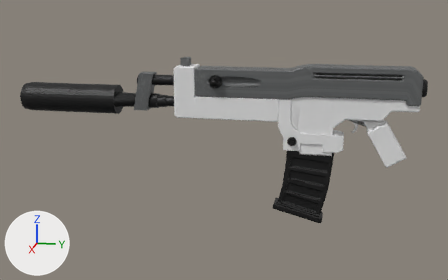
One commit to the FBX model Assets/Prefabs/pistola.fbx: the scene before it, then after it.
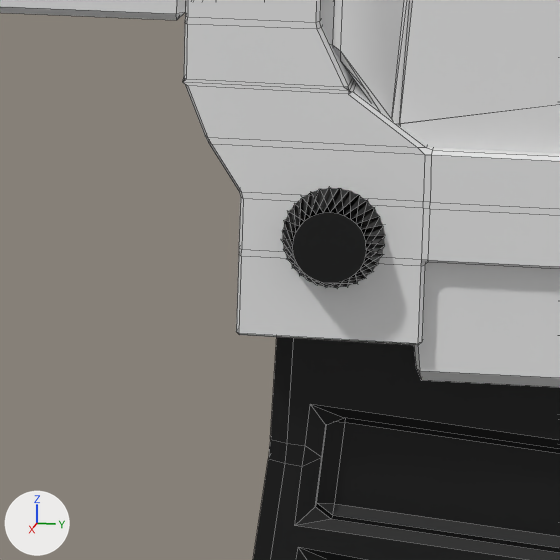
The first picture shows the older version from a 50 mm lens placed at (6.71, 1.33, 2.52), pointed at (0.39, 0.07, 0.94). The close-ups show both versions on the part from 58% to 70% of the width and 43% to 61% of the height of that picture; other places that the commit changed are outside them. Every picture has the same lights, and +X, +Y and +Z are marked at lower left. The close-ups show mesh edges as thin lines. Where no turn or scale is listed for an object, it has been applied to the vertices.

Script lines for the objects in view, before the commit:
```python
me_cube_003 = bpy.data.meshes.new('Cube.003')
me_cube_003.from_pydata(...)  # 86 vertices, 82 faces; spans x 0.259..0.511, y -0.446..0.658, z 1.186..1.725
me_cube_003.materials.append(mat_fusta)  # its picture is missing
me_cube_005 = bpy.data.meshes.new('Cube.005')
me_cube_005.from_pydata(...)  # 200 vertices, 196 faces; spans x -0.124..0.124, y -0.062..0.6, z -0.471..0.062
me_cube_005.materials.append(mat_fusta)  # its picture is missing
me_cylinder_003 = bpy.data.meshes.new('Cylinder.003')
me_cylinder_003.from_pydata(...)  # 192 vertices, 194 faces; spans x -0.164..0.164, y -0.058..0.058, z -0.058..0.058
me_cylinder_003.materials.append(mat_material_002)  # black #000000
ob_culata_cilinder = bpy.data.objects.new('Culata Cilinder', me_cylinder_003)
ob_culata_cilinder.location = (0.383, 0.801, 0.987)
ob_fusta_oscura_punta = bpy.data.objects.new('Fusta Oscura punta', me_cube_003)
ob_fusta_oscura_punta.location = (0.0, 0.0, 0.0)
ob_soport_cargador = bpy.data.objects.new('Soport Cargador', me_cube_005)
ob_soport_cargador.location = (0.385, 0.72, 1.358)
# also in view: 'Cargador' at (0.38, 0.92, 0.52); 'Culata' at (0.38, 1.35, 1.1)
```
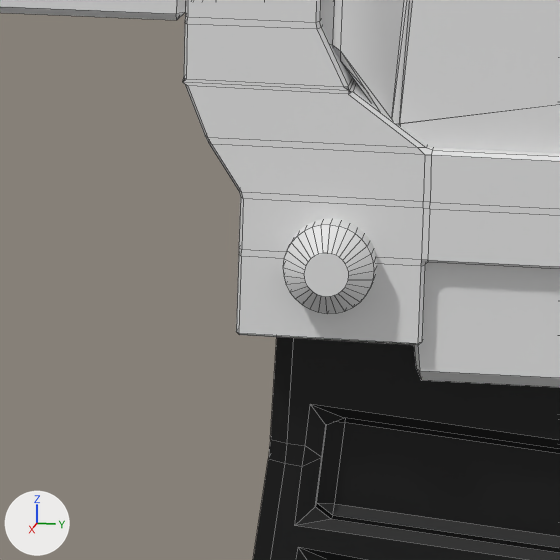
Where the change shows, as pixel boxes [x1, y1, x2, y2] in the close-ups (560 x 560 px):
'Culata Cilinder', deleted (black)
    before: [281, 187, 385, 288]
'Cylinder.001', added
    after: [283, 219, 377, 314]

The change, as a list of edits to the scene's bpy script:
```text
Add me_cylinder_004:
    me_cylinder_004.from_pydata(...)  # 128 vertices, 98 faces; spans x -1.0..1.0, y -1.0..1.0, z -1.14..1.14
Remove ob_culata_cilinder:
    ob_culata_cilinder = bpy.data.objects.new('Culata Cilinder', me_cylinder_003)
    ob_culata_cilinder.location = (0.383, 0.801, 0.987)
Add ob_cylinder_001:
    ob_cylinder_001 = bpy.data.objects.new('Cylinder.001', me_cylinder_004)
    ob_cylinder_001.location = (0.385, 0.799, 0.963)
    ob_cylinder_001.rotation_euler = (-1.571, 0.0, 1.571)  # degrees (-90, 0, 90)
    ob_cylinder_001.scale = (-0.0422, -0.0422, -0.149)
```
